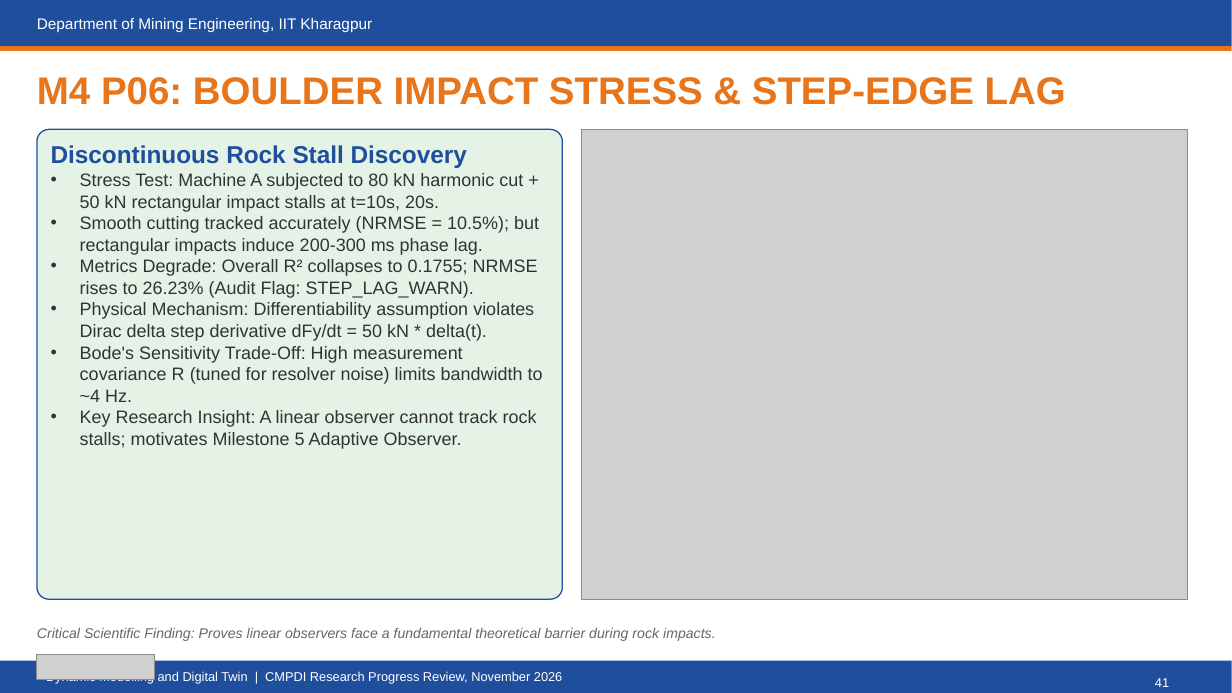
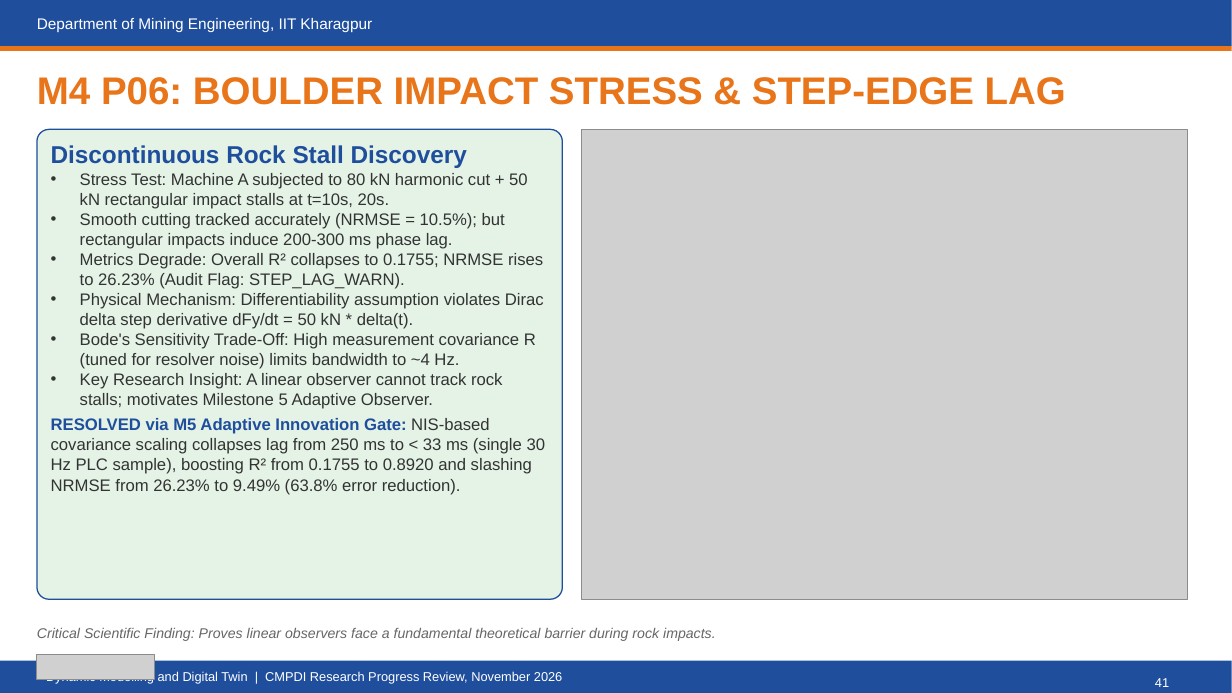
Before and after one commit to sonu037/shovel_dynamics, a slide deck: slide 41 of meetings/03_Final_Research_ProDeck_v5/CMPDI_Progress_v5_Final_Research_ProDeck.pptx. Drawn at 1232x693 pixels with LibreOffice and Linux fonts; fonts in the diff are those of the drawing; grey boxes stand for pictures; background and template pictures are left out. Boxes give left, top, right and bottom in pixels: in the first picture for what was removed or moved away, otherwise in the second. Text is boxed around its words. In the diff, an @@ line names an element or a change of style, - is before the commit and + after.

Commit message:
feat(deliverables): update PPTX presentation slides 41/48 and draft IEEE TMECH Section V-D on M5 Adaptive Observer

```diff
--- a/meetings/03_Final_Research_ProDeck_v5/CMPDI_Progress_v5_Final_Research_ProDeck.pptx
+++ b/meetings/03_Final_Research_ProDeck_v5/CMPDI_Progress_v5_Final_Research_ProDeck.pptx
@@ text at (x1=80, y1=173, x2=544, y2=409): size 14 to 13 pt in "Stress Test: Machine A subjected to 80 ...", "Smooth cutting tracked accurately (NRMSE = 10.5%); ...", "Metrics Degrade: Overall R² collapses to 0.1755; ...", "Physical Mechanism: Differentiability assumption violates Di ..." and 2 more places @@
@@ text at (x1=51, y1=418, x2=546, y2=495): paragraph added @@
+RESOLVED via M5 Adaptive Innovation Gate: NIS-based covariance scaling collapses lag from 250 ms to < 33 ms (single 30 Hz PLC sample), boosting R² from 0.1755 to 0.8920 and slashing NRMSE from 26.23% to 9.49% (63.8% error reduction).
```
Also in this commit, not shown: 1 other slide changed, 3 other files.
